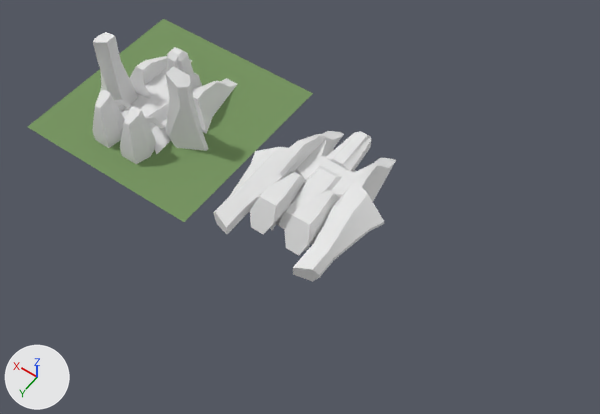
What one commit did to the Blender file models/SI/towership/towership.blend.
Before and after are seen from a 50 mm camera at (-24.7, 40.2, 59.8) aimed at (0.2, 5.3, 4.9). Arrows for +X, +Y and +Z are at lower left; the lights stay in place.
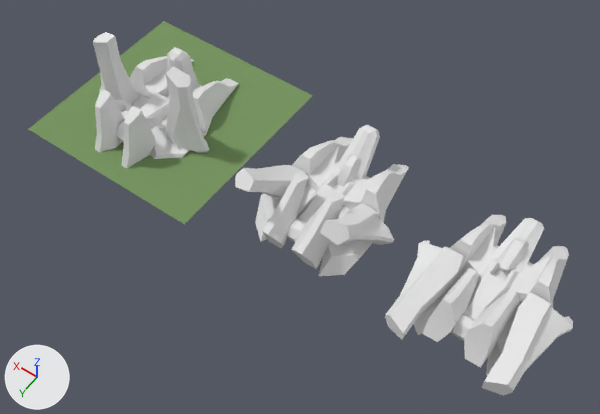
Commit message: updated towership

What differs and where, as boxes [x1, y1, x2, y2] in the pictures (600 x 414 px; the box of a moved part takes in the faces that stretch with it):
'Plane.001', moved: before [28, 19, 313, 222]; after [28, 21, 313, 224]
'Cube.001', reshaped, moved (10% wider, 15% taller): before [213, 147, 384, 282]; after [385, 240, 573, 395]
'Cube', reshaped, moved: before [275, 131, 396, 245]; after [414, 215, 569, 376]
'Cube.002', reshaped, moved (10% wider, 19% taller): before [250, 172, 340, 256]; after [422, 268, 521, 368]
'Cube.011', added: after [255, 137, 409, 276]
'Cube.006', reshaped: before [93, 32, 208, 151]; after [93, 32, 209, 153]
'Cube.007', reshaped: before [121, 56, 237, 155]; after [116, 56, 239, 159]
'Cube.010', added: after [235, 165, 394, 245]
'Cube.009', added: after [262, 172, 345, 269]
'Cube.005', reshaped: before [93, 89, 165, 164]; after [95, 89, 165, 168]
'Cube.003', moved: before [325, 131, 371, 171]; after [491, 218, 544, 274]
'Cube.008', added: after [337, 125, 380, 187]
part 1 of me_cube, moved or reshaped: before [121, 78, 372, 245]; after [116, 78, 553, 376]
part 2 of me_cube_001, built on: before [100, 67, 384, 281]; after [99, 67, 573, 395]
part 3 of me_cube_002, built on: before [93, 93, 340, 256]; after [95, 93, 521, 368]

The change, as a diff of the scene's bpy script:
```diff
--- a/models/SI/towership/towership.blend.py
+++ b/models/SI/towership/towership.blend.py
@@ me_cube @@
-me_cube.from_pydata(...)  # 80 vertices, 75 faces; spans x 0.0..5.19, y -5.2..7.64, z -3.05..1.14
+me_cube.from_pydata(...)  # 88 vertices, 86 faces; spans x 0.0..5.19, y -5.2..9.03, z -3.05..1.14
+# me_cube part 1
+# 10 vertices are removed from x 0.44..4.88, y 1.53..7.64, z -3.05..-0.14
+# 29 faces are deleted
+# 4 vertices move from x 0.0..4.57, y 1.53..5.33, z -3.05..-0.14 to x 0.0..4.57, y 1.53..7.67, z -3.05..-0.14
+# 18 vertices are added at x 0.0..3.11, y 1.03..9.03, z -3.05..0.24
+# 40 new faces join them
 me_cube.materials.append(mat_metal)
@@ me_cube_001 @@
 # used by ob_cube_006; location = (17.41, 4.53, 5.63); rotation_euler = (1.571, 0.0, 0.0), in degrees (90, 0, 0)
-me_cube_001.from_pydata(...)  # 40 vertices, 38 faces; spans x 2.59..6.58, y -2.39..6.68, z -1.44..1.57
+me_cube_001.from_pydata(...)  # 52 vertices, 53 faces; spans x 2.59..6.58, y -1.86..6.68, z -1.44..1.57
+# me_cube_001 part 2
+# 11 vertices are removed from x 2.8..6.58, y -2.39..6.58, z -1.44..1.57
+# 28 faces are deleted
+# 7 vertices move from x 2.59..4.47, y -2.39..0.0, z -1.44..1.57 to x 2.59..4.47, y -1.86..-1.18, z -0.88..1.57
+# 23 vertices are added at x 2.73..6.58, y -1.86..6.04, z -1.44..1.16
+# 43 new faces join them
 me_cube_001.materials.append(mat_metal)
@@ me_cube_002 @@
-me_cube_002.from_pydata(...)  # 30 vertices, 26 faces; spans x 0.56..2.92, y -2.38..2.26, z -1.98..4.24
+me_cube_002.from_pydata(...)  # 36 vertices, 32 faces; spans x 0.55..2.53, y -2.38..2.99, z -2.35..4.24
+# me_cube_002 part 3
+# 6 faces are deleted
+# 9 vertices move from x 0.56..2.92, y -0.41..2.26, z -1.98..0.59 to x 0.56..2.45, y -0.41..2.99, z -2.35..0.59
+# 6 vertices are added at (1.28, 1.04, 3.88), (2.16, 1.04, 3.88), (2.24, 1.76, -1.39), (2.24, 1.45, 0.59), (0.55, 1.45, 0.59), (0.55, 1.76, -1.39)
+# 12 new faces join them
 me_cube_002.materials.append(mat_metal)
@@ ob_plane_001 @@
 ob_plane_001 = bpy.data.objects.new('Plane.001', me_plane_001)
-ob_plane_001.location = (16.71, 2.56, 4.46)
+ob_plane_001.location = (16.71, 2.56, 4.16)
 ob_plane_001.scale = (9.35, 9.35, 9.35)
@@ ob_cube_003 @@
 ob_cube_003 = bpy.data.objects.new('Cube.003', me_cube_003)
-ob_cube_003.location = (0.0, 0.09, 5.04)
+ob_cube_003.location = (-16.54, 0.09, 5.04)
 _m = ob_cube_003.modifiers.new('Mirror', 'MIRROR')
@@ ob_cube_002 @@
 ob_cube_002 = bpy.data.objects.new('Cube.002', me_cube_002)
-ob_cube_002.location = (0.0, 7.23, 5.04)
+ob_cube_002.location = (-16.54, 7.23, 5.04)
 ob_cube_002.rotation_euler = (1.571, 0.0, 0.0)  # degrees (90, 0, 0)
@@ ob_cube_001 @@
 ob_cube_001 = bpy.data.objects.new('Cube.001', me_cube_001)
-ob_cube_001.location = (0.0, 4.53, 5.63)
+ob_cube_001.location = (-16.54, 4.53, 5.63)
 _m = ob_cube_001.modifiers.new('Mirror', 'MIRROR')
@@ ob_cube @@
 ob_cube = bpy.data.objects.new('Cube', me_cube)
-ob_cube.location = (0.0, 0.0, 6.08)
+ob_cube.location = (-16.54, 0.0, 6.08)
 _m = ob_cube.modifiers.new('Mirror', 'MIRROR')
@@ ob_cube_008 @@
+ob_cube_008 = bpy.data.objects.new('Cube.008', me_cube_003)  # modifiers MIRROR, EDGE_SPLIT
+ob_cube_008.location = (-1.33, 0.09, 5.04)
+ob_cube_008.rotation_euler = (-0.785, 0.0, 0.0)  # degrees (-45, 0, 0)
@@ ob_cube_009 @@
+ob_cube_009 = bpy.data.objects.new('Cube.009', me_cube_002)  # modifiers MIRROR, EDGE_SPLIT
+ob_cube_009.location = (-1.33, 7.23, 5.04)
+ob_cube_009.rotation_euler = (0.785, 0.0, 0.0)  # degrees (45, 0, 0)
@@ ob_cube_010 @@
+ob_cube_010 = bpy.data.objects.new('Cube.010', me_cube_001)  # modifiers MIRROR, EDGE_SPLIT
+ob_cube_010.location = (-1.33, 4.53, 5.63)
+ob_cube_010.rotation_euler = (0.785, 0.0, 0.0)  # degrees (45, 0, 0)
@@ ob_cube_011 @@
+ob_cube_011 = bpy.data.objects.new('Cube.011', me_cube)  # modifiers MIRROR, EDGE_SPLIT
+ob_cube_011.location = (-1.33, 0.0, 6.08)
```
